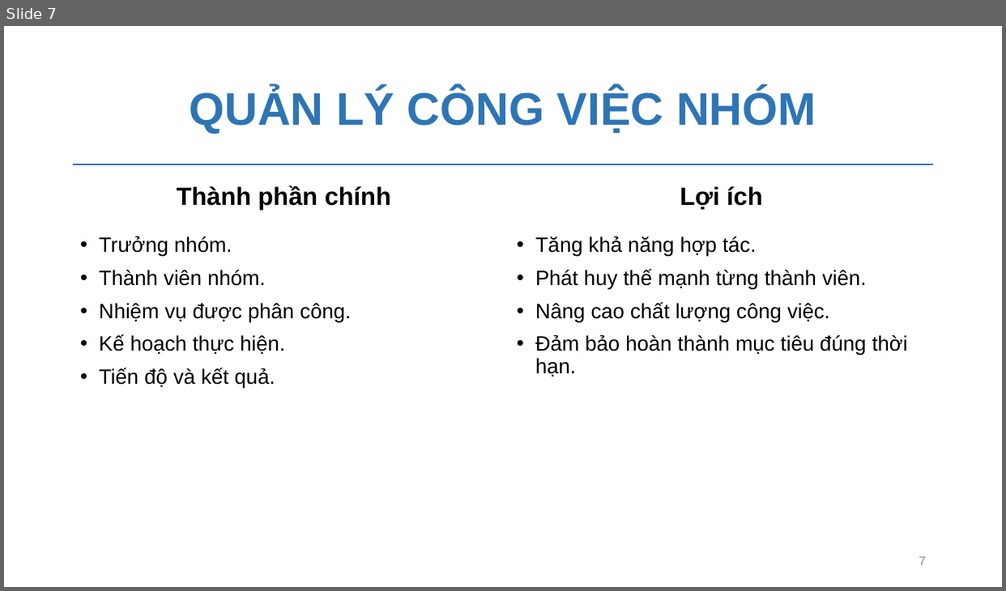
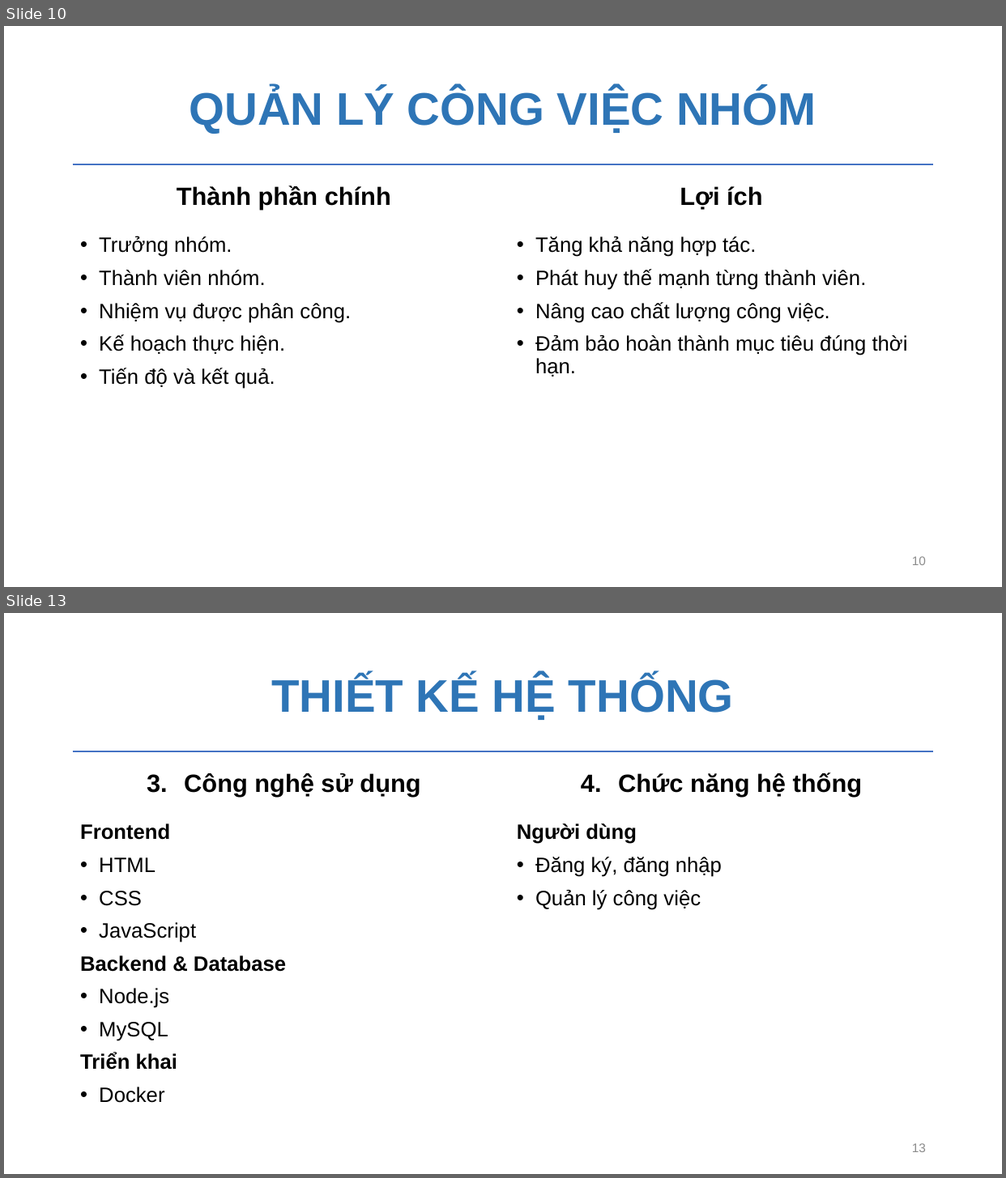
Before and after one commit to chautuyettran/CNPM-nhom17, a slide deck: nhom17.pptx. Shown one above the other, each under a label of ours: slide 7 before the commit, slides 10 and 13 after it; the slides between them are not shown. The pictures are 1006x591 and 1006x1178 pixels, drawn with LibreOffice and Linux fonts; fonts in the diff are those of the drawing; background and template pictures are left out. Boxes give left, top, right and bottom in pixels: in the first picture for what was removed or moved away, otherwise in the second. Text is boxed around its words. In the diff, an @@ line names an element or a change of style, - is before the commit and + after.

```diff
--- a/nhom17.pptx
+++ b/nhom17.pptx
@@ slide 13 added at box(4, 613, 1002, 1174), background #FFFFFF; not listed: 1 template element that a slide beside it also shows @@
@@ title added at box(271, 675, 734, 720), 44 pt, text #2E75B6, bold @@
+THIẾT KẾ HỆ THỐNG
@@ text added at box(184, 773, 420, 797), 24 pt, text #000000, bold @@
+3. Công nghệ sử dụng
@@ text added at box(618, 773, 862, 797), 24 pt, text #000000, bold @@
+4. Chức năng hệ thống
@@ text added at box(80, 824, 286, 1103), 20 pt, text #000000 @@
+Frontend
+• HTML
+• CSS
+• JavaScript
+Backend & Database
+• Node.js
+• MySQL
+Triển khai
+• Docker
@@ text added at box(517, 824, 722, 910), 20 pt, text #000000 @@
+Người dùng
+• Đăng ký, đăng nhập
+• Quản lý công việc
@@ page number added at box(912, 1144, 926, 1152), 12 pt, text #8C8C8C @@
+13
@@ what was slide 7 is now slide 10 @@
@@ page number at box(912, 557, 926, 565): text changed @@
-7
+10
```
Also in this commit, not shown: 8 slides changed, 9 other slides added, 1 slide removed, 17 other files.
